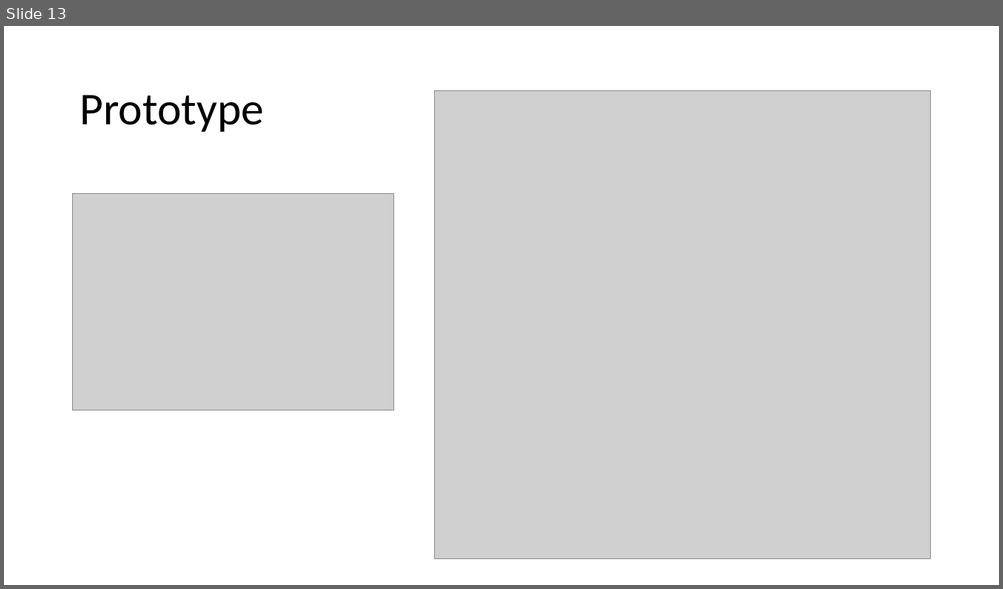
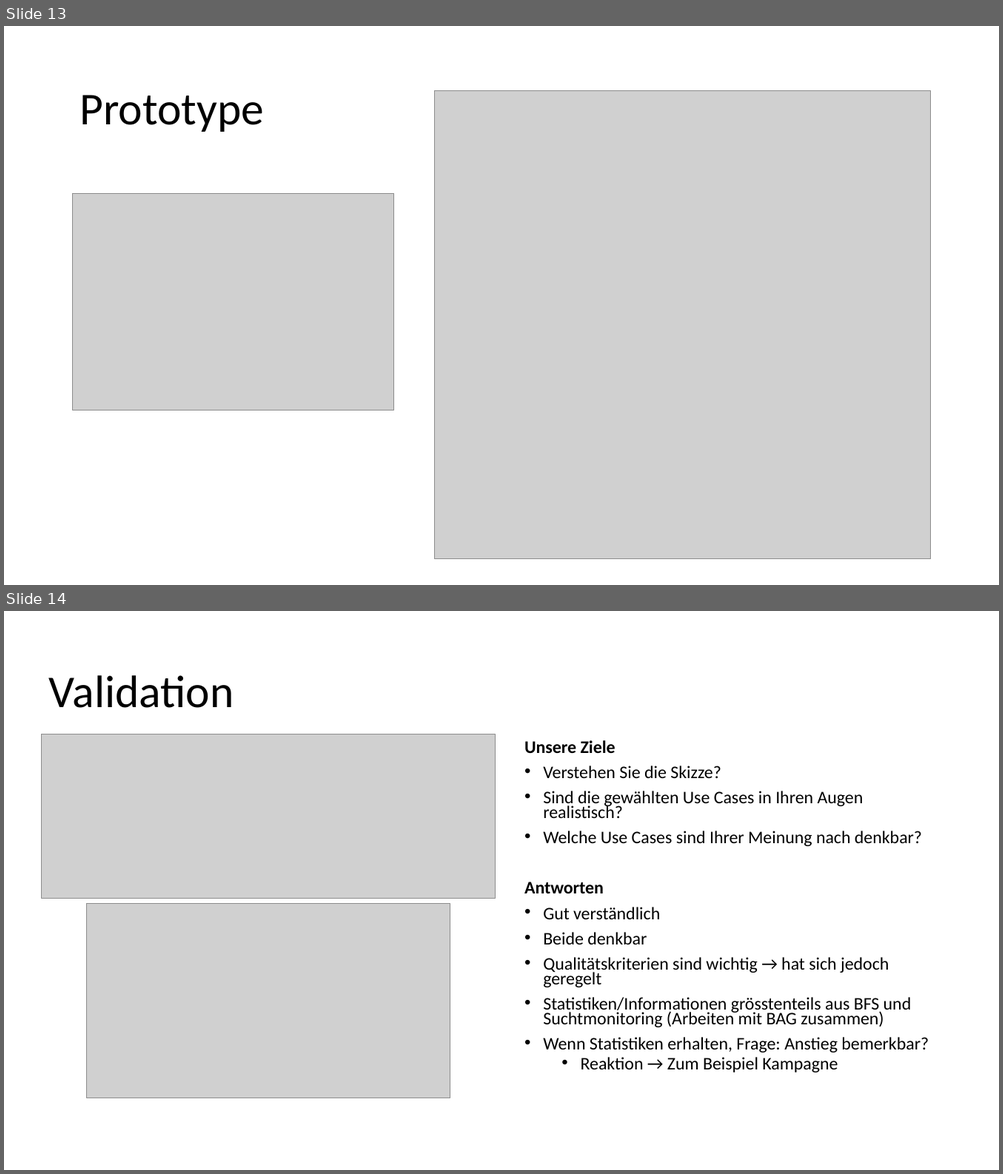
Before and after one commit to tomia1/ch.bfh.btx8081.w2016.red, a slide deck: doc/task3/red_task3.pptx. Shown one above the other, each under a label of ours: slide 13 before the commit, slides 13 and 14 after it. The pictures are 1003x589 and 1003x1174 pixels, drawn with LibreOffice and Linux fonts; fonts in the diff are those of the drawing; grey boxes stand for pictures. Boxes give left, top, right and bottom in pixels: in the first picture for what was removed or moved away, otherwise in the second. Text is boxed around its words. In the diff, an @@ line names an element or a change of style, - is before the commit and + after.

Commit message:
validation

```diff
--- a/doc/task3/red_task3.pptx
+++ b/doc/task3/red_task3.pptx
@@ slide 14 added at box(4, 611, 999, 1170), background #FFFFFF @@
@@ title added at box(49, 675, 234, 708), 44 pt, text #000000 @@
+Validation
@@ picture added at box(42, 735, 495, 898) @@
@@ text added at box(524, 741, 928, 1073), 17.1 pt, text #000000 @@
+Unsere Ziele
+• Verstehen Sie die Skizze?
+• Sind die gewählten Use Cases in Ihren Augen realistisch?
+• Welche Use Cases sind Ihrer Meinung nach denkbar?
+Antworten
+• Gut verständlich
+• Beide denkbar
+• Qualitätskriterien sind wichtig → hat sich jedoch geregelt
+• Statistiken/Informationen grösstenteils aus BFS und Suchtmonitoring (Arbeiten mit BAG zusammen)
+• Wenn Statistiken erhalten, Frage: Anstieg bemerkbar?
+  • Reaktion → Zum Beispiel Kampagne
@@ picture added at box(87, 904, 450, 1098) @@
```
Also in this commit, not shown: 1 slide removed, 1 other file.
